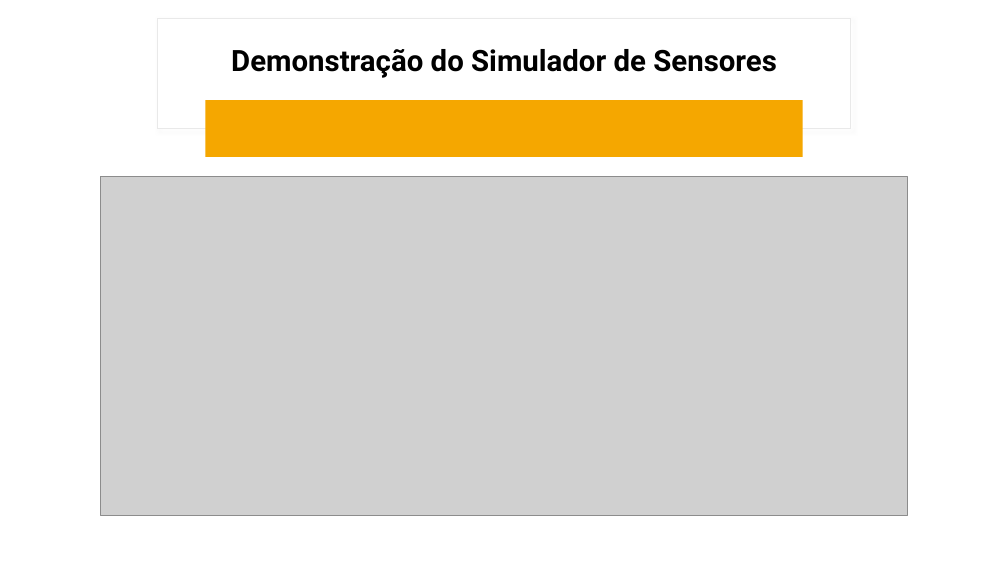
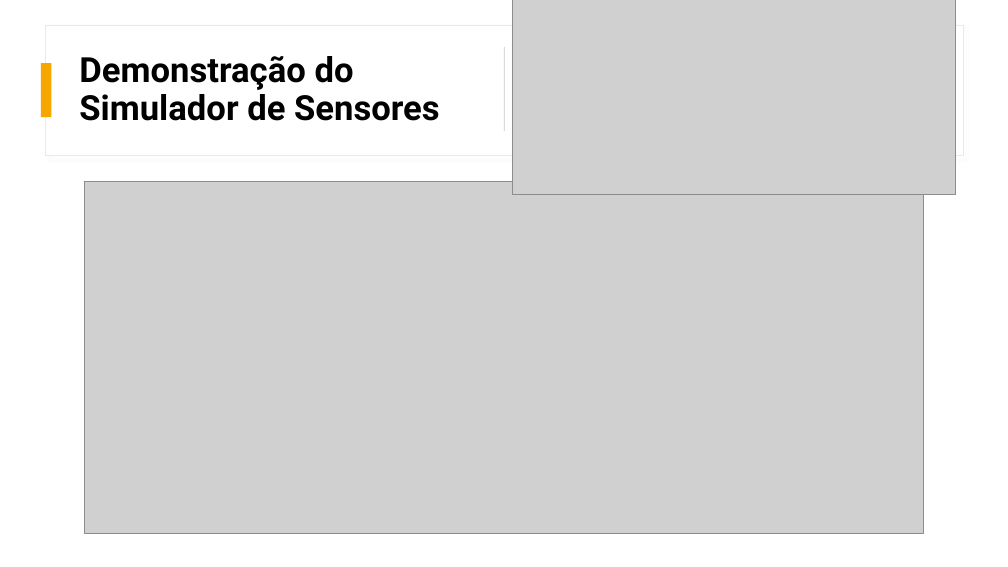
Before and after one commit to BandTec/Cyberlife, a slide deck: slide 9 of Slides/Apresentação.pptx. Drawn at 1008x567 pixels with LibreOffice and Linux fonts; fonts in the diff are those of the drawing; grey boxes stand for pictures. Boxes give left, top, right and bottom in pixels: in the first picture for what was removed or moved away, otherwise in the second. Text is boxed around its words. In the diff, an @@ line names an element or a change of style, - is before the commit and + after.

Commit message:
toques finais

```diff
--- a/Slides/Apresentação.pptx
+++ b/Slides/Apresentação.pptx
@@ rectangle: place and size @@
-rectangle at (157, 18, 851, 129)
+rectangle at (45, 25, 963, 155)
@@ picture added at (513, 0, 956, 195) @@
@@ title "Demonstração do Simulador de Sensores": place and size @@
-title "Demonstração do Simulador de Sensores" at (231, 49, 777, 78)
+title "Demonstração do Simulador de Sensores" at (79, 56, 440, 121)
@@ title "Demonstração do Simulador de Sensores" at (79, 56, 440, 121): size 28 to 33 pt; alignment centre to left @@
@@ rectangle added at (504, 47, 505, 131), fill #C9C9C9 @@
@@ rectangle added at (41, 64, 51, 118), fill #F5A700 @@
@@ rounded rectangle removed at (206, 100, 803, 157) @@
@@ picture: place and size @@
-picture at (101, 177, 907, 516)
+picture at (85, 181, 924, 534)
```
